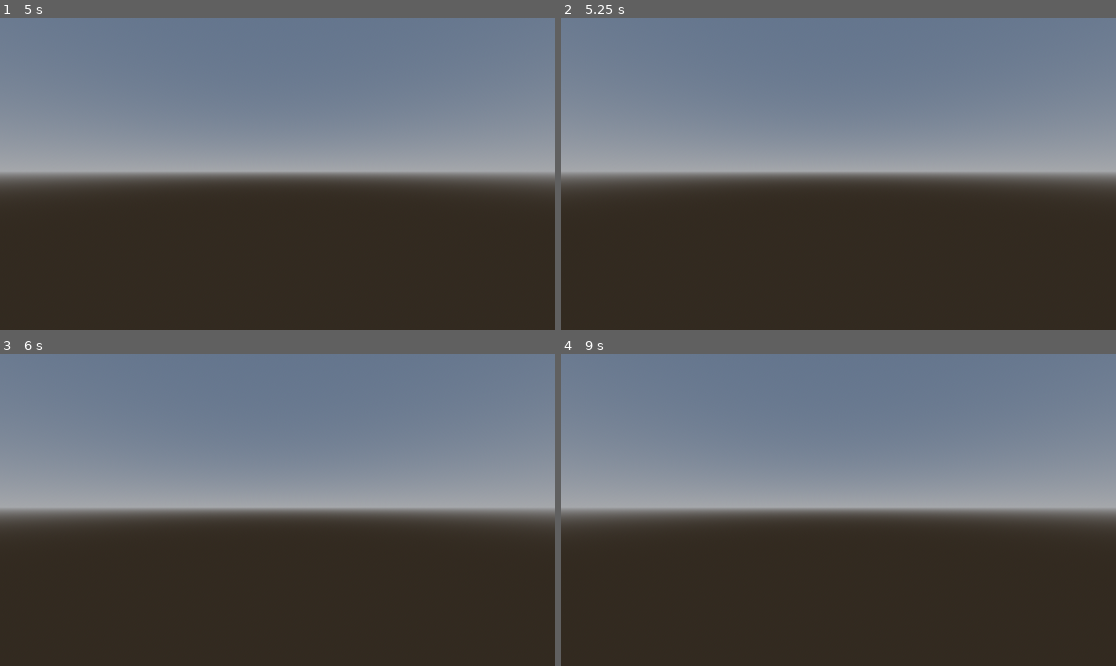
Above: before the commit, frames 1-4 (two rows, left to right).
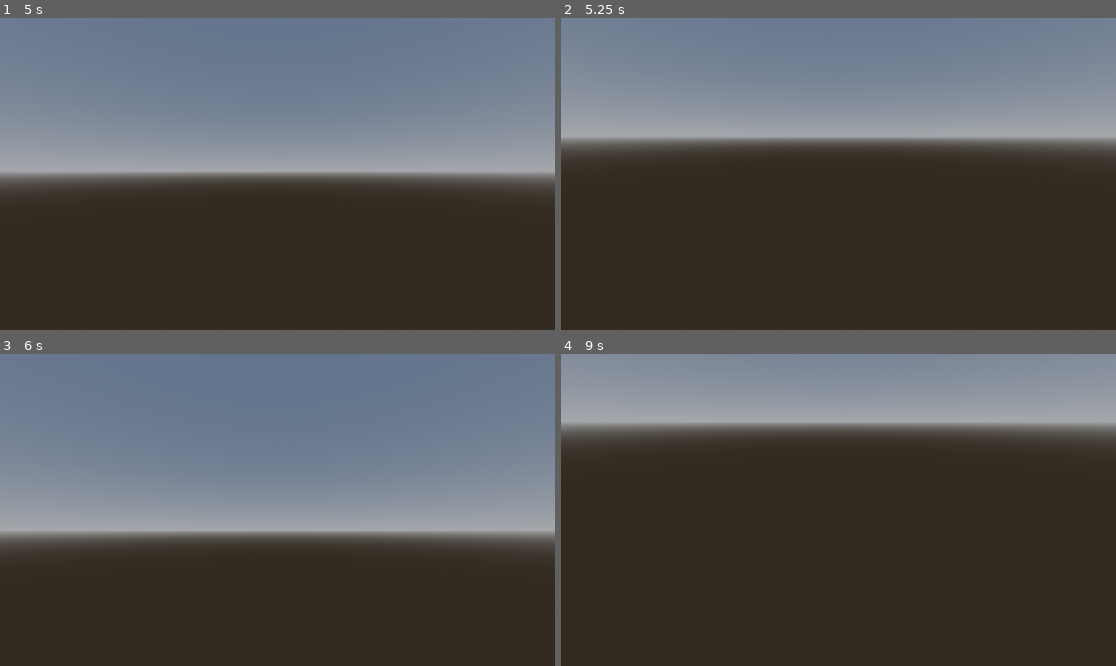
Above: after the commit, the same moments.

Repository: william-v4/silirpg
Game: Godot game, scene res://testmap.tscn
Same seed, same stepped clock (60 frames per second), same inputs: the game is played once before the commit and once after it. The project has no main scene, so this scene is started directly.
Inputs (mouse positions are in pixels of both pictures, inside the frame that each line leads up to):
- Up to frame 1 (5 s): move the mouse to (305, 174) at 0.52 s; hold W (forward) 0.53-4.28 s; click (305, 174) at 0.67 s; tap Space (jump) at 0.77, 1.52, 2.75, 3.02, 3.77, 4.25, 4.52 s; move the mouse to (249, 174) at 1.27 s; click (249, 174) at 1.42 s; tap Enter at 2, 3.5 s; move the mouse to (288, 167) at 2.02 s; click (288, 167) at 2.17 s; move the mouse to (271, 180) at 2.77 s; click (271, 180) at 2.92 s; move the mouse to (316, 177) at 3.52 s; click (316, 177) at 3.67 s; tap Escape (pause) at 4.15 s; move the mouse to (111, 127) at 4.27 s; hold A (left) from 4.28 s (still down); click (111, 127) at 4.42 s
- Up to frame 2 (5.25 s): tap Enter at 5 s; move the mouse to (866, 174) at 5.02 s; release A (left) at 5.03 s; hold S (backward) from 5.03 s (still down); click (866, 174) at 5.17 s
- Up to frame 3 (6 s): tap Space (jump) at 5.75 s; move the mouse to (194, 432) at 5.77 s; release S (backward) at 5.78 s; hold D (right) from 5.78 s (still down); click (194, 432) at 5.92 s
- Up to frame 4 (9 s): tap Space (jump) at 6.02, 6.77, 7.52 s; move the mouse to (960, 494) at 6.52 s; release D (right) at 6.53 s; hold W (forward) 6.53-7.28 s; click (960, 494) at 6.67 s; move the mouse to (727, 525) at 7.27 s; hold D (right) 7.28-8.03 s; click (727, 525) at 7.42 s; move the mouse to (894, 441) at 8.02 s; hold S (backward) 8.03-8.78 s; click (894, 441) at 8.17 s; move the mouse to (810, 572) at 8.77 s; hold A (left) from 8.78 s (still down); click (810, 572) at 8.92 s

Frame 1 is identical in both runs. In frame 2, 19% of the frame differs, in the area x 0-100%, y 31-56%; in frame 3, 11%; in frame 4, 50%, in the area x 0-100%, y 0-56%.

Commit message:
pause mechanism

Diff:
--- a/project.godot
+++ b/project.godot
@@ -46,6 +46,11 @@
 "events": [Object(InputEventKey,"resource_local_to_scene":false,"resource_name":"","device":-1,"window_id":0,"alt_press …(195 unchanged characters)…
 ]
 }
+click={
+"deadzone": 0.5,
+"events": [Object(InputEventMouseButton,"resource_local_to_scene":false,"resource_name":"","device":-1,"window_id":0,"alt_pressed":false,"shift_pressed":false,"ctrl_pressed":false,"meta_pressed":false,"button_mask":0,"position":Vector2(0, 0),"global_position":Vector2(0, 0),"factor":1.0,"button_index":1,"canceled":false,"pressed":false,"double_click":false,"script":null)
+]
+}
 
 [rendering]
 
--- a/scripts/player.gd
+++ b/scripts/player.gd
@@ -6,6 +6,8 @@
 const MOUSE_SENSITIVITY_Y : float = 0.1
 # will be toggled false when player should not be moving (like when in text input)
 var moving : bool = true
+# will be true if paused
+var paused : bool = false
 
 # constructor
 func _ready() -> void:
@@ -14,9 +16,14 @@
 
 func _physics_process(delta: float) -> void:
 	# if the player presses pause key, pause the game
-	if Input.is_action_just_pressed("pause"):
+	if Input.is_action_just_pressed("pause") and !paused:
 		moving = false
 		Input.mouse_mode = Input.MOUSE_MODE_VISIBLE
+		paused = true
+	if Input.is_mouse_button_pressed(MOUSE_BUTTON_LEFT) and paused:
+		moving = true
+		Input.mouse_mode = Input.MOUSE_MODE_CAPTURED
+		paused = false
 	# only move if player is supposed to be moving
 	if moving:
 		keymovement(delta)
